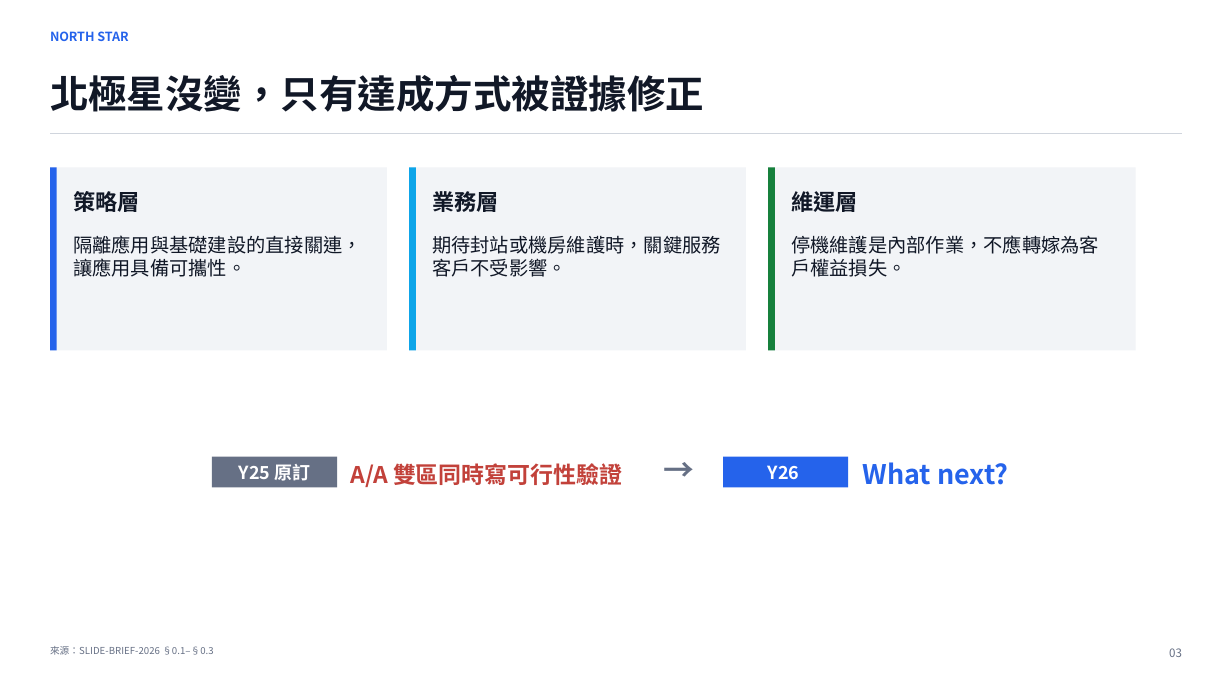
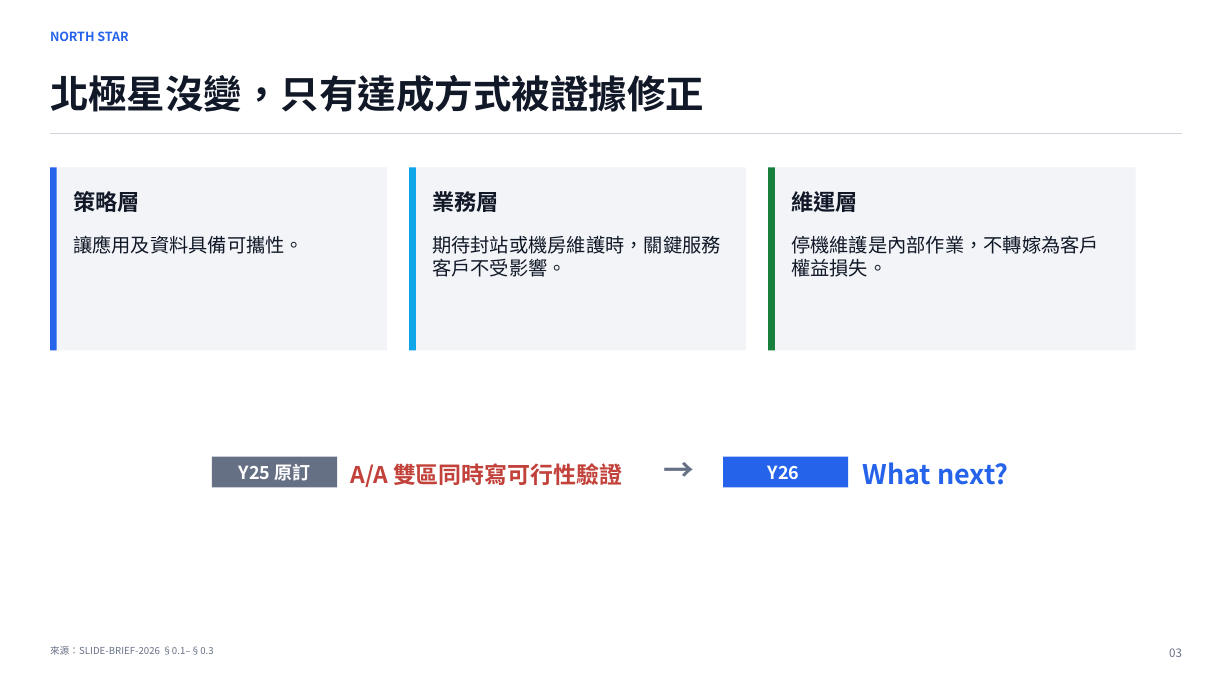
Before and after one commit to heavenruler/dba_career, a slide deck: slide 4 of poc/refresh/0827_slide_codex_v4.pptx. Drawn at 1232x693 pixels with LibreOffice and Linux fonts; fonts in the diff are those of the drawing. Boxes give left, top, right and bottom in pixels: in the first picture for what was removed or moved away, otherwise in the second. Text is boxed around its words. In the diff, an @@ line names an element or a change of style, - is before the commit and + after.

```diff
--- a/poc/refresh/0827_slide_codex_v4.pptx
+++ b/poc/refresh/0827_slide_codex_v4.pptx
@@ text at (73,235,304,254): text changed @@
-隔離應用與基礎建設的直接關連，讓應用具備可攜性。
+讓應用及資料具備可攜性。
@@ text at (791,235,1099,277): text changed @@
-停機維護是內部作業，不應轉嫁為客戶權益損失。
+停機維護是內部作業，不轉嫁為客戶權益損失。
```
Also in this commit, not shown: 6 other slides changed, 1 other file.
